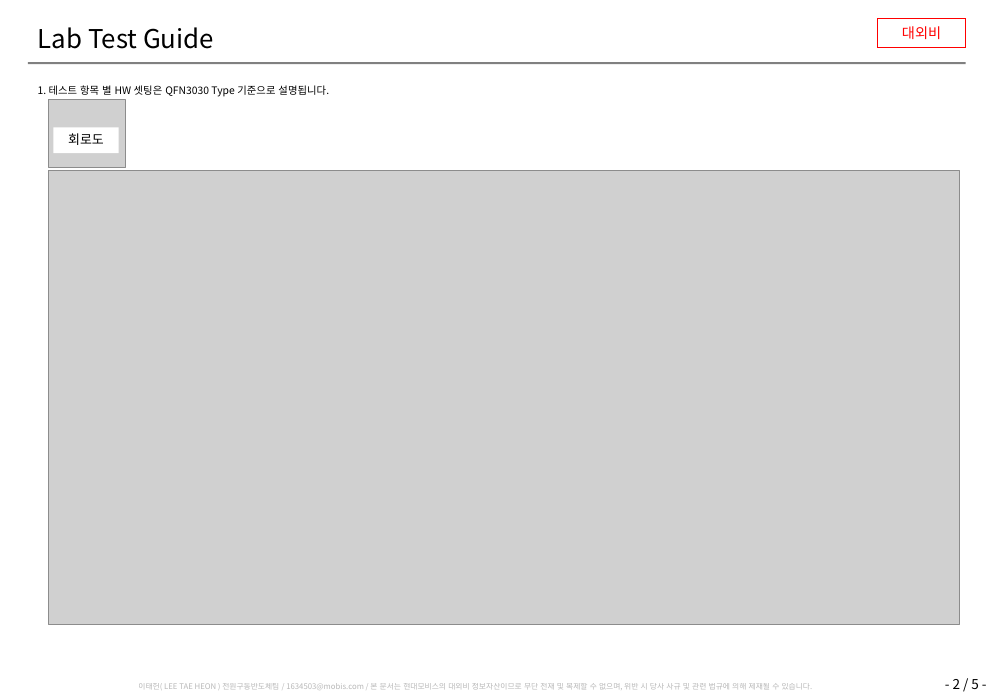
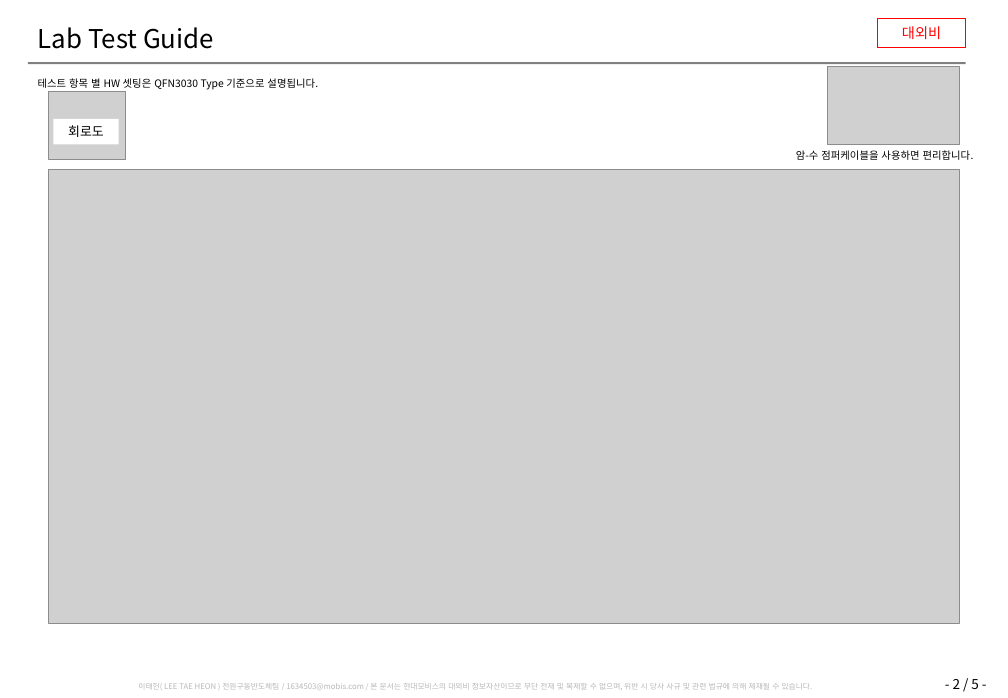
Before and after one commit to oio9595/Global_Technologies_FW, a slide deck: slide 3 of ID601/Jig/ID601_ES/Docs/GT/ID601_Test_Plan_MOBIS_wLAB_Guide.pptx. Drawn at 1008x698 pixels with LibreOffice and Linux fonts; fonts in the diff are those of the drawing; grey boxes stand for pictures; background and template pictures are left out. Boxes give left, top, right and bottom in pixels: in the first picture for what was removed or moved away, otherwise in the second. Text is boxed around its words. In the diff, an @@ line names an element or a change of style, - is before the commit and + after.

```diff
--- a/ID601/Jig/ID601_ES/Docs/GT/ID601_Test_Plan_MOBIS_wLAB_Guide.pptx
+++ b/ID601/Jig/ID601_ES/Docs/GT/ID601_Test_Plan_MOBIS_wLAB_Guide.pptx
@@ text at [38,78,318,90]: text changed @@
-1. 테스트 항목 별 HW 셋팅은 QFN3030 Type 기준으로 설명됩니다.
+테스트 항목 별 HW 셋팅은 QFN3030 Type 기준으로 설명됩니다.
@@ picture added at [828,66,960,144] @@
@@ picture: place and size @@
-picture at [48,100,126,168]
+picture at [48,91,126,159]
@@ rectangle "회로도": place and size @@
-rectangle "회로도" at [53,128,118,154]
+rectangle "회로도" at [53,119,118,145]
@@ text added at [796,150,974,160], 8 pt, text #000000 @@
+암-수 점퍼케이블을 사용하면 편리합니다.
```
Also in this commit, not shown: 8 other slides changed, 6 slides added, 6 other files.
